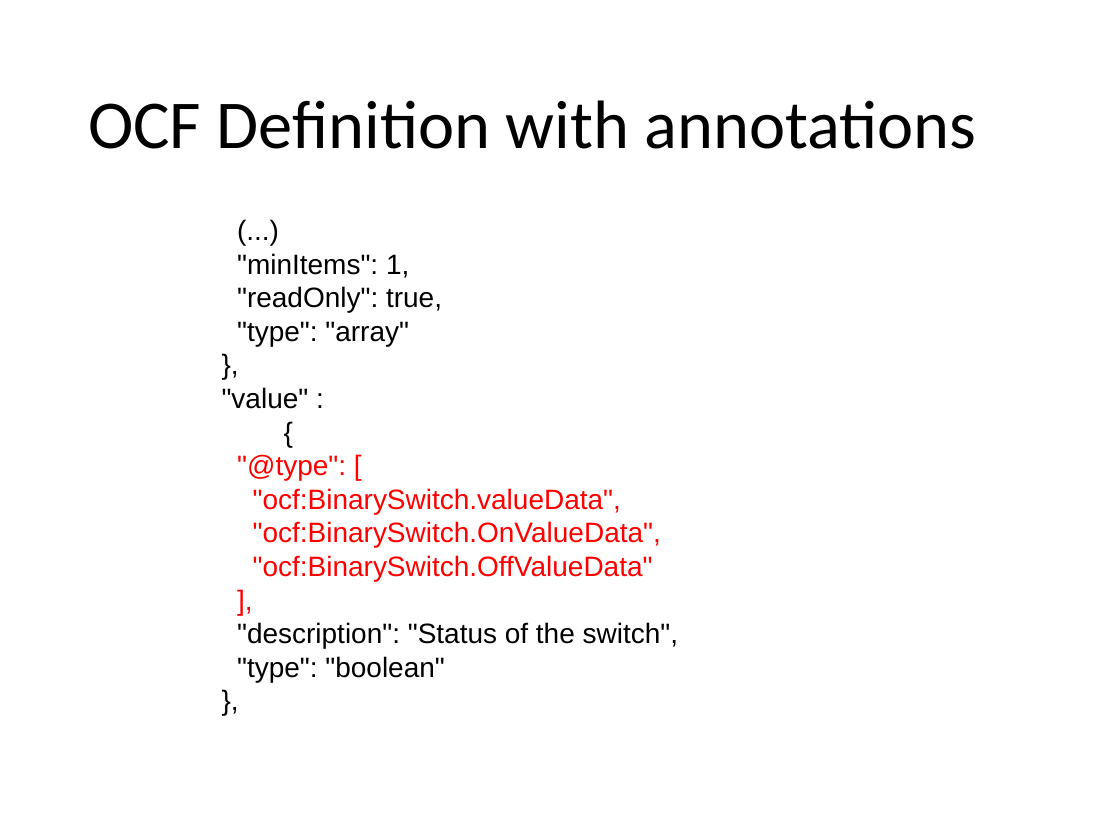
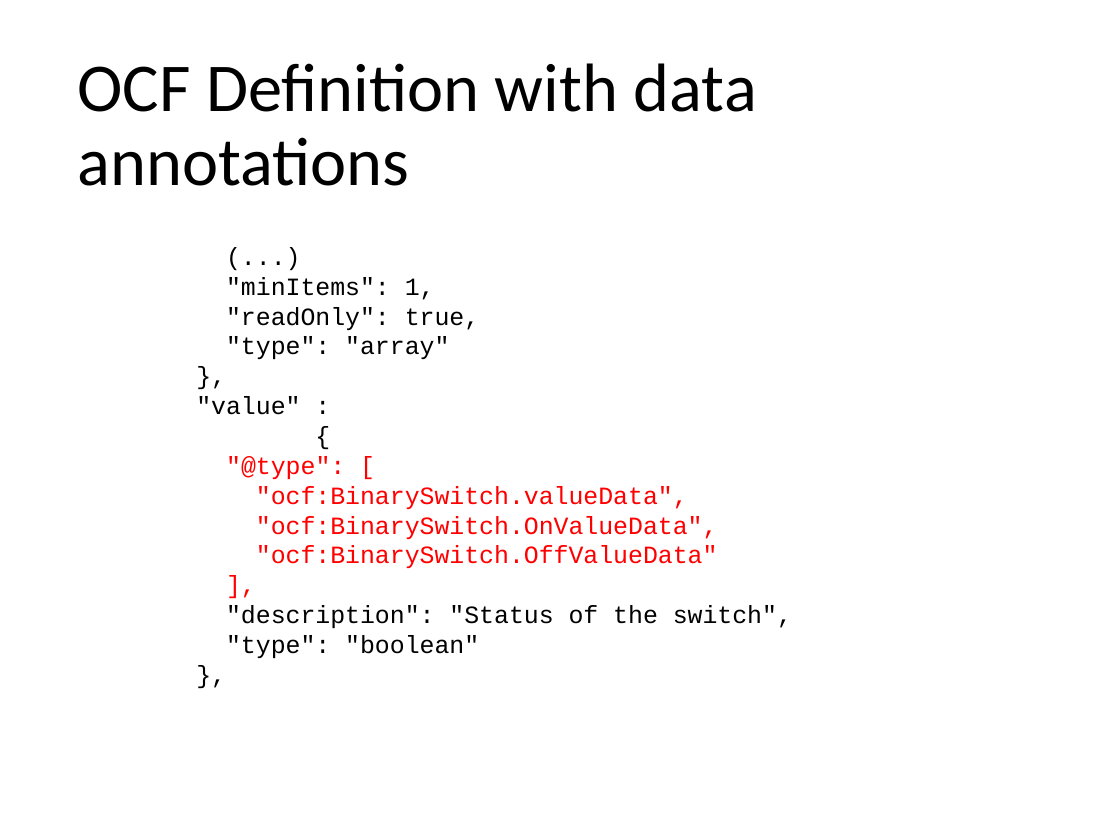
Before and after one commit to mjkoster/ODM-Examples, a slide deck: slide 27 of ODM-CDF.pptx (slide 26 before the commit). Drawn at 1120x840 pixels with LibreOffice and Linux fonts; fonts in the diff are those of the drawing. Boxes give left, top, right and bottom in pixels: in the first picture for what was removed or moved away, otherwise in the second. Text is boxed around its words. In the diff, an @@ line names an element or a change of style, - is before the commit and + after.

Commit message:
update slides
add annotation example for OCF path and operation

```diff
--- a/ODM-CDF.pptx
+++ b/ODM-CDF.pptx
@@ title at (x1=77, y1=63, x2=757, y2=186): text changed @@
-OCF Definition with annotations
+OCF Definition with data annotations
@@ text "(...)" moved from (x1=222, y1=253, x2=678, y2=682) to (x1=196, y1=277, x2=792, y2=658) @@
@@ text "(...)" at (x1=196, y1=277, x2=792, y2=658): size 18 to 16 pt, font Arial to Courier New @@
```
Also in this commit, not shown: 1 slide added, 1 other file.
